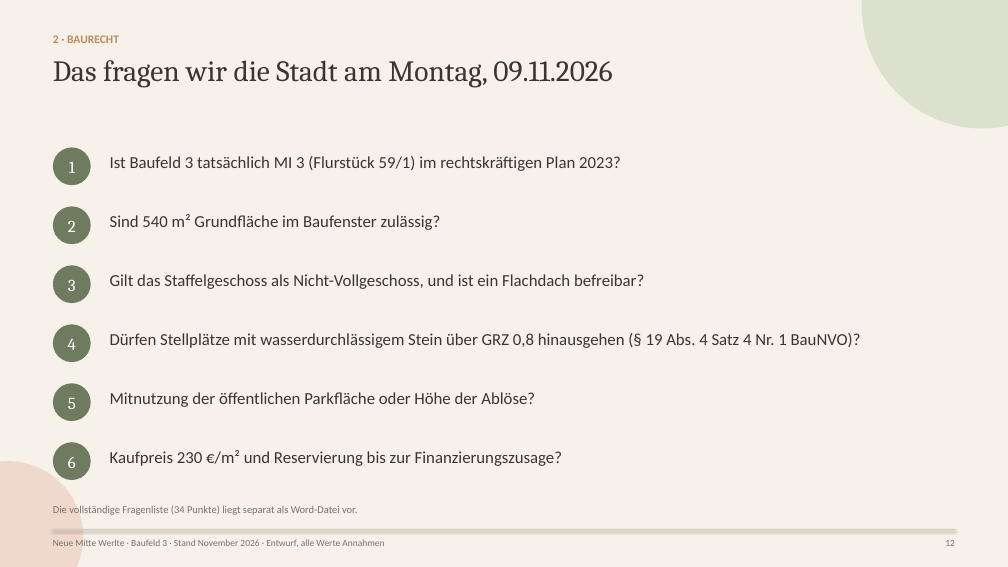
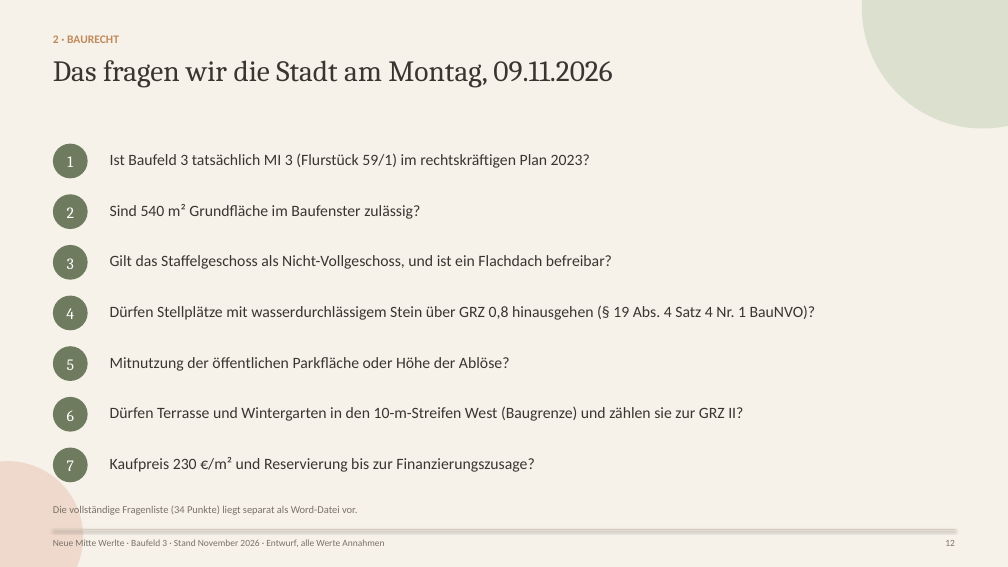
Before and after one commit to CartoonUsername/bau-projekt, a slide deck: slide 12 of praesentation/werlte_master/plan_8WE/deck/Neue-Mitte-Werlte_Baufeld3_Bankpraesentation_2026-11.pptx. Drawn at 1008x567 pixels with LibreOffice and Linux fonts; fonts in the diff are those of the drawing. Boxes give left, top, right and bottom in pixels: in the first picture for what was removed or moved away, otherwise in the second. Text is boxed around its words. In the diff, an @@ line names an element or a change of style, - is before the commit and + after.

```diff
--- a/praesentation/werlte_master/plan_8WE/deck/Neue-Mitte-Werlte_Baufeld3_Bankpraesentation_2026-11.pptx
+++ b/praesentation/werlte_master/plan_8WE/deck/Neue-Mitte-Werlte_Baufeld3_Bankpraesentation_2026-11.pptx
@@ ellipse: place and size @@
-ellipse at (53, 147, 91, 185)
+ellipse at (53, 144, 88, 178)
@@ 2 texts, 1 ellipse: place and size @@
-2 texts, 1 ellipse at (53, 206, 441, 244)
+2 texts, 1 ellipse at (53, 194, 420, 229)
@@ 2 texts, 1 ellipse: place and size @@
-2 texts, 1 ellipse at (53, 265, 644, 303)
+2 texts, 1 ellipse at (53, 245, 612, 280)
@@ text "4": place and size @@
-text "4" at (68, 339, 76, 350)
+text "4" at (66, 308, 74, 319)
@@ ellipse: place and size @@
-ellipse at (53, 324, 91, 362)
+ellipse at (53, 296, 88, 330)
@@ text "Dürfen Stellplätze mit wasserdurchlässigem Stein ...": place and size @@
-text "Dürfen Stellplätze mit wasserdurchlässigem Stein ..." at (110, 333, 861, 348)
+text "Dürfen Stellplätze mit wasserdurchlässigem Stein ..." at (110, 305, 816, 320)
@@ 2 texts, 1 ellipse: place and size @@
-2 texts, 1 ellipse at (53, 383, 535, 421)
+2 texts, 1 ellipse at (53, 346, 510, 381)
@@ text "6": place and size @@
-text "6" at (68, 457, 76, 468)
+text "6" at (67, 410, 74, 421)
@@ ellipse: place and size @@
-ellipse at (53, 442, 91, 480)
+ellipse at (53, 397, 88, 432)
@@ text added at (110, 406, 743, 421), 15 pt, text #3A3530 @@
+Dürfen Terrasse und Wintergarten in den 10-m-Streifen West (Baugrenze) und zählen sie zur GRZ II?
@@ ellipse added at (53, 448, 88, 482), fill #6E7B5E @@
@@ text added at (67, 460, 74, 471), 15 pt, text #FFFFFF @@
+7
@@ size 16 to 15 pt in 12 elements at (110, 153, 590, 168), (110, 204, 420, 219), (67, 156, 73, 167), (110, 255, 612, 269), (67, 207, 74, 218), (110, 305, 816, 320), (67, 258, 74, 269), (110, 357, 510, 371), (66, 308, 74, 319), (67, 359, 74, 370), (67, 410, 74, 421), (110, 457, 535, 472) @@
@@ text "Kaufpreis 230 €/m² und Reservierung ...": place and size @@
-text "Kaufpreis 230 €/m² und Reservierung ..." at (110, 450, 562, 466)
+text "Kaufpreis 230 €/m² und Reservierung ..." at (110, 457, 535, 472)
```
Also in this commit, not shown: 1 other slide changed, 2 other files.
